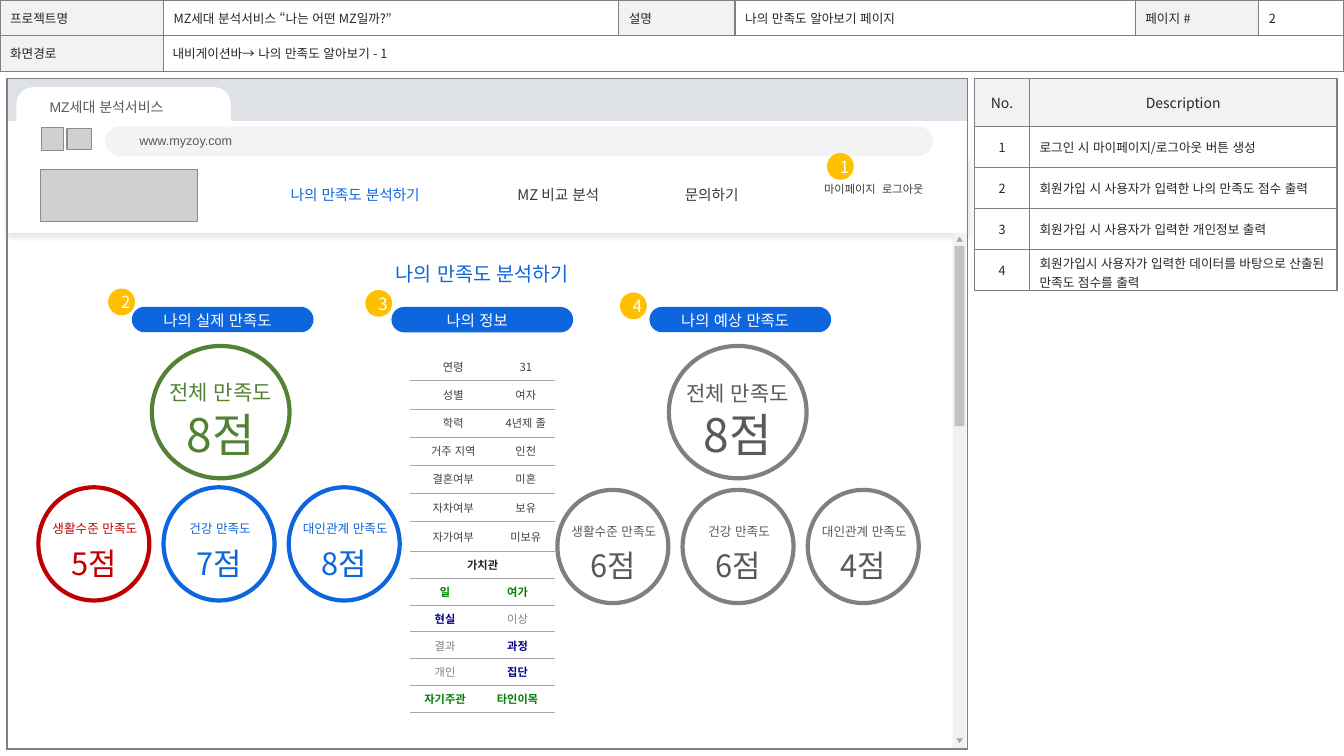
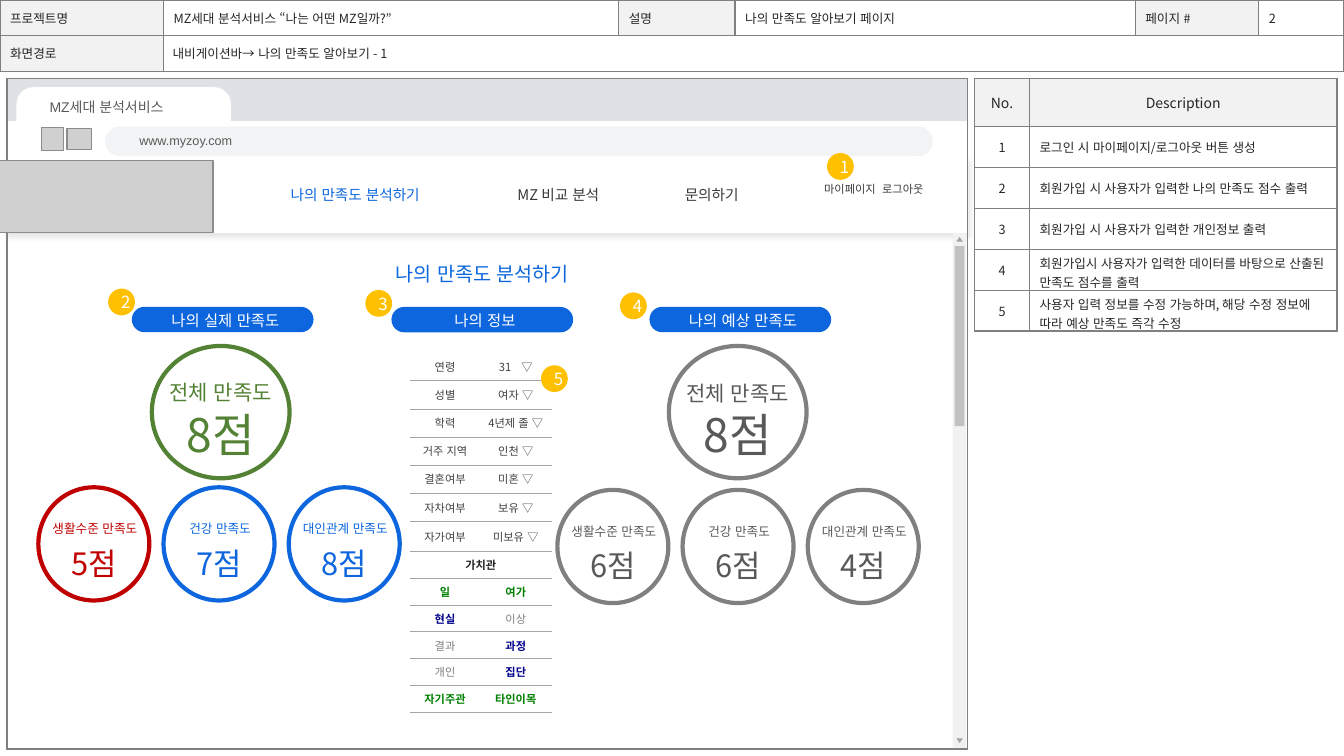
Before and after one commit to FourKong/Project_jh, a slide deck: slide 3 of portfolio/프로젝트 화면설계서_ver1.1.pptx. Drawn at 1344x756 pixels with LibreOffice and Linux fonts; fonts in the diff are those of the drawing; grey boxes stand for pictures; background and template pictures are left out. Boxes give left, top, right and bottom in pixels: in the first picture for what was removed or moved away, otherwise in the second. Text is boxed around its words. In the diff, an @@ line names an element or a change of style, - is before the commit and + after.

```diff
--- a/portfolio/프로젝트 화면설계서_ver1.1.pptx
+++ b/portfolio/프로젝트 화면설계서_ver1.1.pptx
@@ table at [975,79,1337,335] @@
+row 6: 5 | 사용자 입력 정보를 수정 가능하며, 해당 수정 정보에 따라 예상 만족도 즉각 수정
@@ picture: place and size @@
-picture at [40,169,198,222]
+picture at [0,161,213,233]
@@ text "나의 실제 만족도": place and size @@
-text "나의 실제 만족도" at [163,313,272,327]
+text "나의 실제 만족도" at [171,313,280,327]
@@ text "나의 정보": place and size @@
-text "나의 정보" at [447,313,507,328]
+text "나의 정보" at [454,313,515,327]
@@ text "나의 예상 만족도": place and size @@
-text "나의 예상 만족도" at [681,313,790,328]
+text "나의 예상 만족도" at [689,313,797,328]
@@ table at [410,353,552,713] @@
-column 2:  |  |  |  |  |  |  |  | 여가 | 이상 | 과정 | 집단 | 타인이목
-column 3: 31 | 여자 | 4년제 졸 | 인천 | 미혼 | 보유 | 미보유 |  |  |  |  |  | 
+column 2: 31 ▽ | 여자 ▽ | 4년제 졸 ▽ | 인천 ▽ | 미혼 ▽ | 보유 ▽ | 미보유 ▽ |  | 여가 | 이상 | 과정 | 집단 | 타인이목
@@ ellipse added at [541,365,569,392], fill #FFC000, 12 pt, text #FFFFFF @@
+5
```
Also in this commit, not shown: 17 other slides changed, 1 slide removed, 5 other files.
